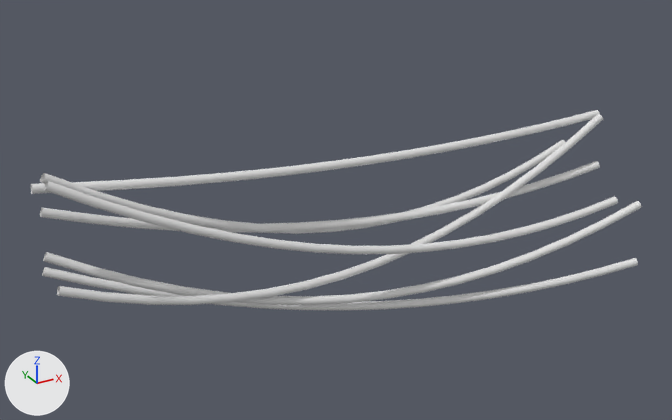
One commit to the FBX model RPGGameJam/Assets/Art/Cyberpunk/Cables/Cables_01.fbx: the scene before it, then after it.
One viewpoint serves both versions: a 50 mm lens placed at (-0.24, -6.52, 3.52), pointed at (3.55, 0.38, 0.06). Arrows for +X, +Y and +Z are at lower left; the lights stay in place. Where no turn or scale is listed for an object, it has been applied to the vertices.
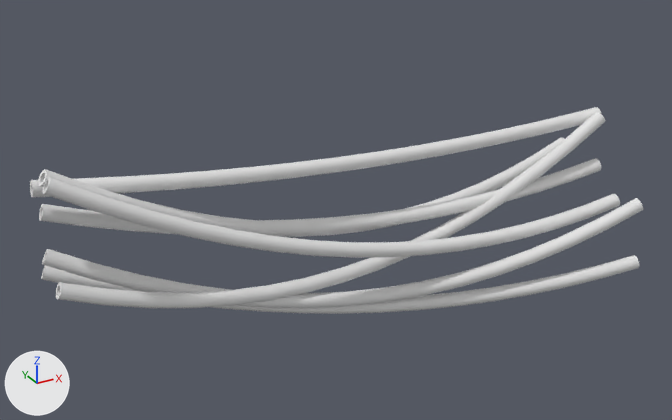
Patch to the scene script:
```diff
--- a/RPGGameJam/Assets/Art/Cyberpunk/Cables/Cables_01.fbx.py
+++ b/RPGGameJam/Assets/Art/Cyberpunk/Cables/Cables_01.fbx.py
@@ me_cube_006 @@
 # used by ob_cube_004; location = (3.756, 0.299, -0.137)
-me_cube_006.from_pydata(...)  # 1344 vertices, 2520 faces; spans x -2.83..2.83, y -0.9..0.72, z -0.86..1.03
+me_cube_006.from_pydata(...)  # 2688 vertices, 5376 faces; spans x -2.83..2.84, y -0.93..0.75, z -0.89..1.05
+# me_cube_006 part 1: 1 vertex moved within x -0.92, y 0.03, z -0.48; 1344 vertices added at x -2.83..2.84, y -0.93..0.75, z -0.89..1.05
```

Changed parts and their boxes (x1, y1, x2, y2) in the pictures (672 x 420 px):
'Cube.004', reshaped
    before: (31, 110, 642, 311)
    after: (30, 107, 643, 314)
part 1 of me_cube_006, built on
    after: (30, 107, 643, 314)
